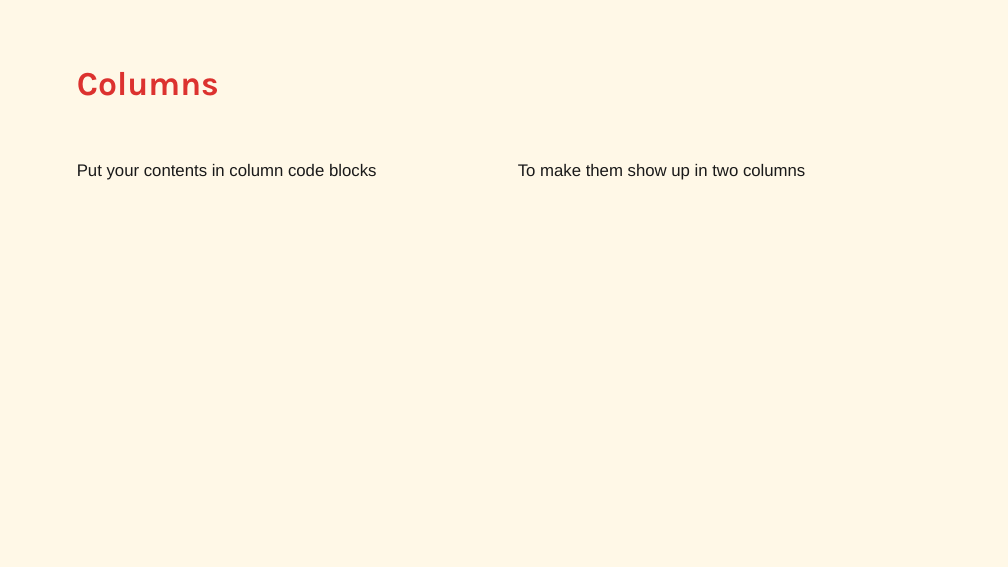
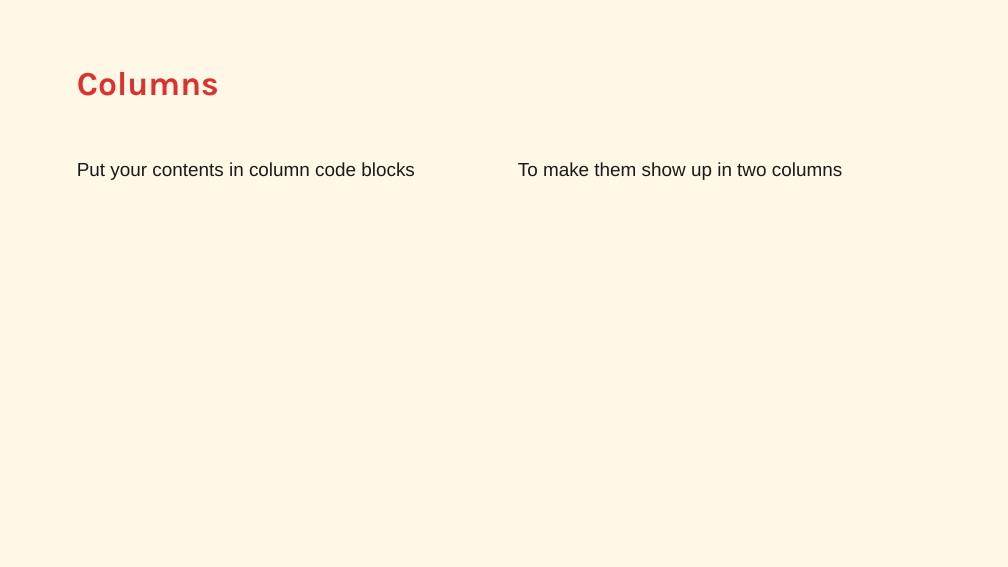
Before and after one commit to jmablog/simple-presentations-generator, a slide deck: slide 7 of _resources/templates/pptx/cosmic-latte.pptx. Drawn at 1008x567 pixels with LibreOffice and Linux fonts; fonts in the diff are those of the drawing. Boxes give left, top, right and bottom in pixels: in the first picture for what was removed or moved away, otherwise in the second. Text is boxed around its words. In the diff, an @@ line names an element or a change of style, - is before the commit and + after.

```diff
--- a/_resources/templates/pptx/cosmic-latte.pptx
+++ b/_resources/templates/pptx/cosmic-latte.pptx
@@ text "Put your contents in column ..." at [77, 162, 415, 180]: size 16 to 18 pt @@
@@ text "To make them show up ..." at [518, 162, 842, 180]: size 16 to 18 pt @@
```
Also in this commit, not shown: 3 other slides changed, 3 other files.
